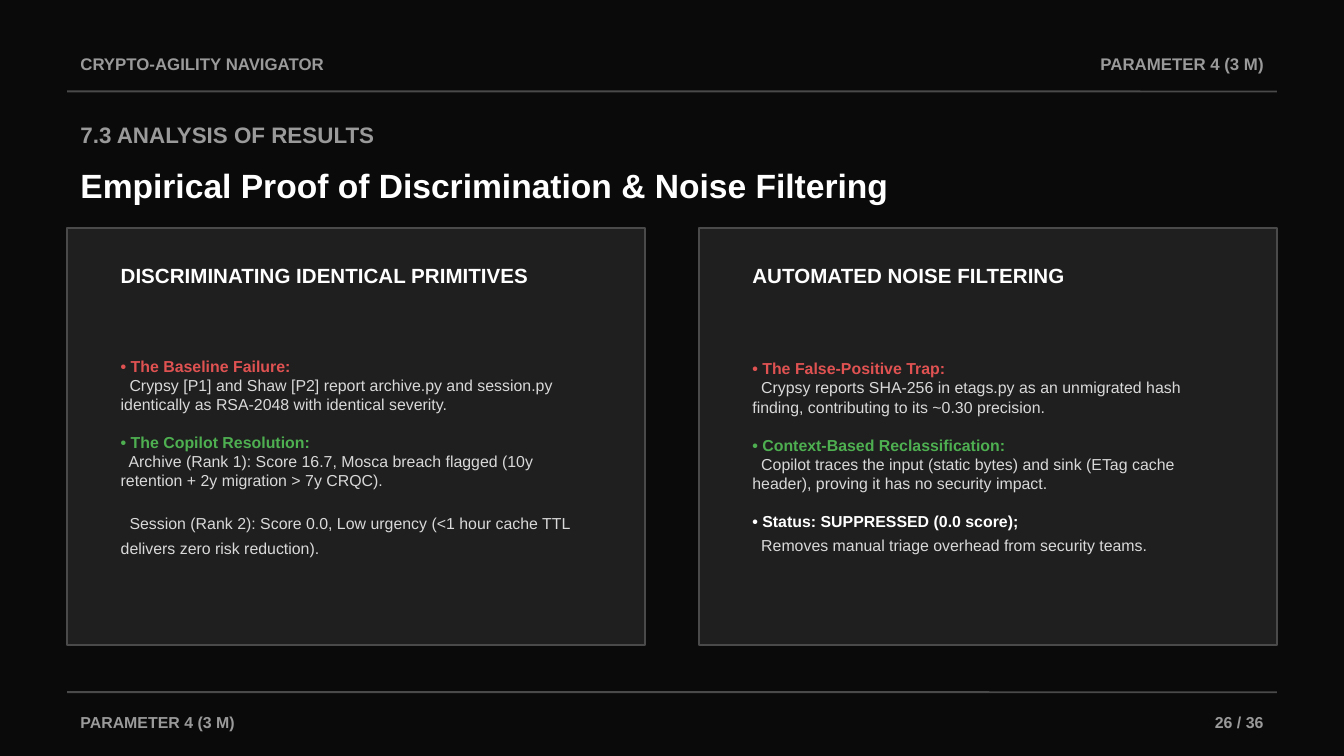
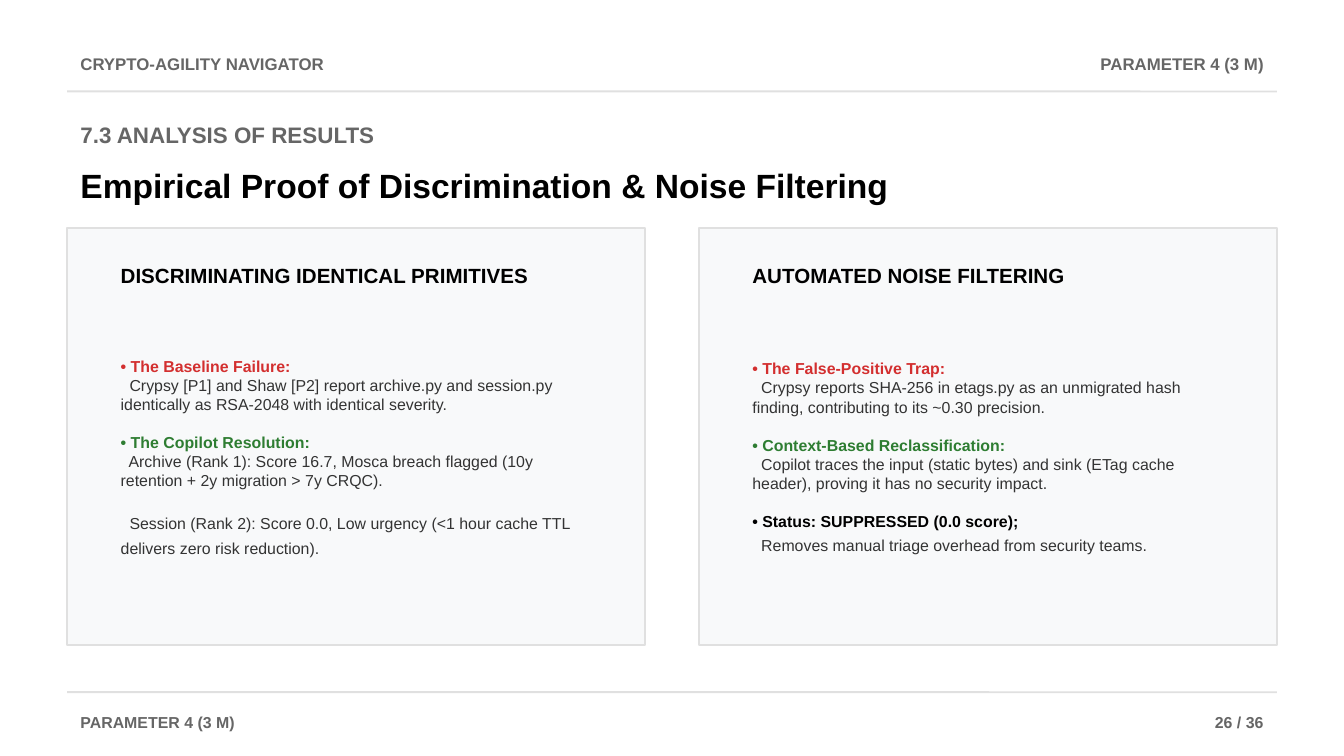
Before and after one commit to AviDhandhania/IDP-Project, a slide deck: slide 26 of Crypto-Agility_Navigator_Review2.pptx. Drawn at 1344x756 pixels with LibreOffice and Linux fonts; fonts in the diff are those of the drawing. Boxes give left, top, right and bottom in pixels: in the first picture for what was removed or moved away, otherwise in the second. Text is boxed around its words. In the diff, an @@ line names an element or a change of style, - is before the commit and + after.

Commit message:
Migrate PPTX to light theme

```diff
--- a/Crypto-Agility_Navigator_Review2.pptx
+++ b/Crypto-Agility_Navigator_Review2.pptx
@@ background #0A0A0A to #FFFFFF @@
@@ line (67, 91) - (1277, 91): stroke #4A4A4A 1 pt to #E0E0E0 1 pt @@
@@ rectangle at <box>67,228,645,645</box>: fill #1F1F1F to #F8F9FA; outline #4A4A4A 1 pt to #E0E0E0 1 pt @@
@@ rectangle at <box>699,228,1277,645</box>: fill #1F1F1F to #F8F9FA; outline #4A4A4A 1 pt to #E0E0E0 1 pt @@
@@ text colour #FFFFFF to #000000 in 3 elements at <box>80,173,888,204</box>, <box>121,268,528,284</box>, <box>752,268,1064,284</box> @@
@@ text "• The Baseline Failure: Crypsy ..." at <box>121,360,570,558</box>: text colour #E05252 to #D32F2F in "• The Baseline Failure:"; text colour #D9D9D9 to #333333 in "Crypsy [P1] and Shaw [P2] report archive.py ..."; text colour #4EAF51 to #2E7D32 in "• The Copilot Resolution:" @@
@@ text "• The False-Positive Trap: Crypsy ..." at <box>752,362,1180,555</box>: text colour #E05252 to #D32F2F in "• The False-Positive Trap:"; text colour #D9D9D9 to #333333 in "Crypsy reports SHA-256 in etags.py as an ..."; text colour #4EAF51 to #2E7D32 in "• Context-Based Reclassification:"; text colour #FFFFFF to #000000 in "• Status: SUPPRESSED (0.0 score);" @@
@@ line (67, 692) - (1277, 692): stroke #4A4A4A 1 pt to #E0E0E0 1 pt @@
@@ text colour #9A9A9A to #666666 in 5 elements at <box>80,58,324,70</box>, <box>1100,58,1264,74</box>, <box>80,127,374,143</box>, <box>80,716,235,732</box>, <box>1215,717,1264,728</box> @@
```
Also in this commit, not shown: 35 other slides changed, 2 other files.
